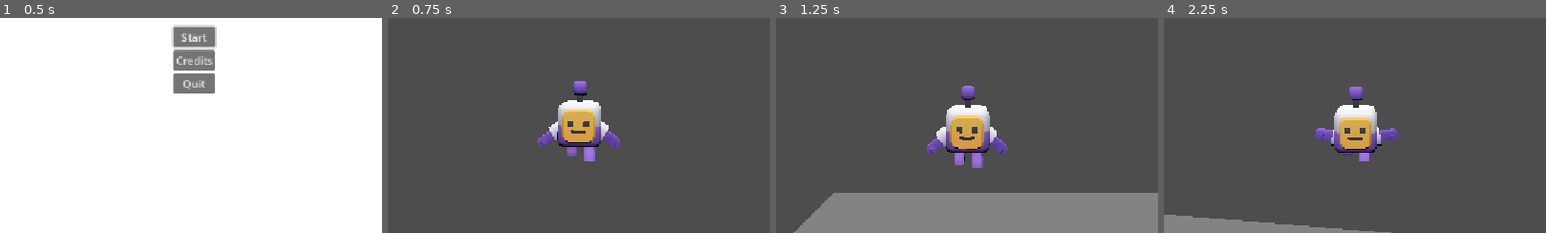
Above: before the commit, frames 1-4 (left to right).
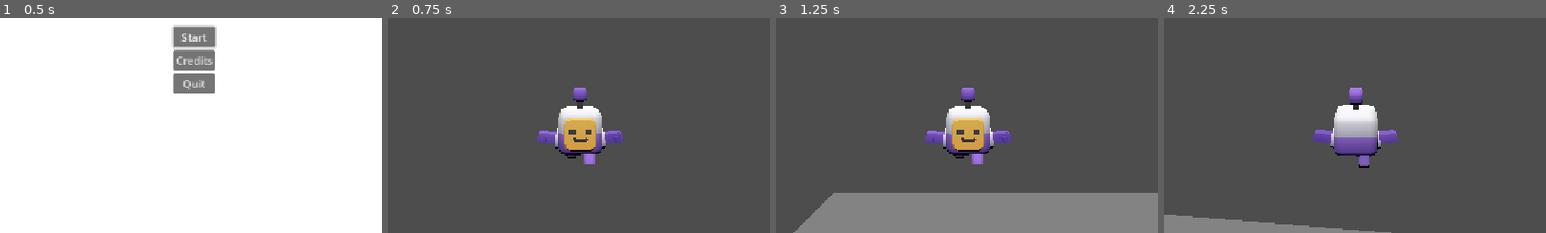
Above: after the commit, the same moments.

Repository: Strawreo/Sistemas-Multim-dia---Jogo-
Game: Godot game, scene res://Scenes/Menus/MainMenu.tscn
Same seed, same stepped clock (60 frames per second), same inputs: the game is played once before the commit and once after it.
Inputs (mouse positions are % of the whole screen's width and height, from its top left):
- Up to frame 1 (0.5 s): no input
- Up to frame 2 (0.75 s): click "Start" at 0.5 s
- Up to frame 3 (1.25 s): no input
- Up to frame 4 (2.25 s): move the mouse to (55, 50) at 1.27 s; hold W (move_up) from 1.28 s (still down); tap Space (jump) at 1.35, 1.52, 1.82, 2.1 s; move the mouse to (45, 50) at 2.02 s
The pictures show only the part of the screen within x 25-75%, y 40-90%; the shares and areas given below are measured in that part.

Frame 1 is identical in both runs. In frame 2, 3.1% of the frame differs, in the area x 39-62%, y 29-68%; in frame 3, 1.9%; in frame 4, 2.4%.

Commit message:
fix: Character orientation and animations

Diff:
--- a/Scenes/Agents/Player.tscn
+++ b/Scenes/Agents/Player.tscn
@@ -16,6 +16,7 @@
 shape = SubResource("CapsuleShape3D_ms4e4")
 
 [node name="CharacterBody" parent="." unique_id=1529023801 instance=ExtResource("2_4q1rs")]
+transform = Transform3D(0.99976355, 0, 0.021744266, 0, 1, 0, -0.021744266, 0, 0.99976355, 0, 0, 0)
 
 [node name="leg-left" parent="CharacterBody/character/root" parent_id_path=PackedInt32Array(1529023801, 1535849376) index="0" unique_id=1832476716]
 transform = Transform3D(0.9659258, 0, 0.25881907, 0, 1, 0, -0.25881907, 0, 0.9659258, 0.125, 0.17625, -0.02375)
--- a/Scripts/Agents/player.gd
+++ b/Scripts/Agents/player.gd
@@ -7,9 +7,9 @@
 
 @onready var spring_arm: SpringArm3D = $SpringArm3D
 @onready var mesh: Node3D = $CharacterBody
+@onready var anim_player: AnimationPlayer = $CharacterBody/AnimationPlayer
 
 func _ready() -> void:
-	$CharacterBody/AnimationPlayer.play("idle")
 	Input.set_mouse_mode(Input.MOUSE_MODE_CAPTURED)
 
 func _unhandled_input(event: InputEvent) -> void:
@@ -17,50 +17,60 @@
 		spring_arm.rotation.y -= event.relative.x * mouse_sensitivity
 		spring_arm.rotation.x -= event.relative.y * mouse_sensitivity
 
-		#limita o ângulo de visão para impedir um 360
+		# Limita o ângulo de visão para impedir um 360
 		spring_arm.rotation.x = clamp(spring_arm.rotation.x, deg_to_rad(-75), deg_to_rad(35))
 
-		#pra fechar o jogo, depois mover para o script globals
+	# Pra fechar o jogo, depois mover para o script globals
 	if event.is_action_pressed("ui_cancel"):
 		get_tree().quit()
 
 func _physics_process(delta: float) -> void:
-
- #câmera com o controle
+	# Câmera com o controle
 	var look_dir := Input.get_vector("look_left", "look_right", "look_up", "look_down")
 	if look_dir.length() > 0:
 		spring_arm.rotation.y -= look_dir.x * gamepad_sensitivity * delta
 		spring_arm.rotation.x -= look_dir.y * gamepad_sensitivity * delta
 		spring_arm.rotation.x = clamp(spring_arm.rotation.x, deg_to_rad(-75), deg_to_rad(35))
 
-
 	if not is_on_floor():
 		velocity += get_gravity() * delta
 
 	if Input.is_action_just_pressed("jump") and is_on_floor():
-		$CharacterBody/AnimationPlayer.play("jump")
 		velocity.y = JUMP_VELOCITY
-
 
 	var input_dir := Input.get_vector("move_left", "move_right", "move_up", "move_down")
 
-	#calcula um vetor direção com base na câmera
+	# Calcula um vetor direção com base na câmera
 	var direction := (spring_arm.transform.basis * Vector3(input_dir.x, 0, input_dir.y))
-
-
 	direction.y = 0
 	direction = direction.normalized()
 
-
-	if direction:
+	if direction != Vector3.ZERO:
 		velocity.x = direction.x * SPEED
 		velocity.z = direction.z * SPEED
 
-		var look_angle = atan2(-velocity.x, -velocity.z)
-		mesh.rotation.y = lerp_angle(mesh.rotation.y, look_angle, 10 * delta)
+		# Correção de rotação: usa direction em vez de -velocity
+		var target_angle = atan2(direction.x, direction.z)
+		mesh.rotation.y = lerp_angle(mesh.rotation.y, target_angle, 10.0 * delta)
 	else:
-		$CharacterBody/AnimationPlayer.play("walk")
 		velocity.x = move_toward(velocity.x, 0, SPEED)
 		velocity.z = move_toward(velocity.z, 0, SPEED)
 
 	move_and_slide()
+
+	# Atualização das Animações
+	_update_animations()
+
+func _update_animations() -> void:
+	if not is_on_floor():
+		if anim_player.current_animation != "jump":
+			anim_player.play("jump")
+	else:
+		# Verifica apenas a velocidade horizontal para determinar se está andando
+		var horizontal_velocity := Vector2(velocity.x, velocity.z)
+		if horizontal_velocity.length() > 0.1:
+			if anim_player.current_animation != "walk":
+				anim_player.play("walk")
+		else:
+			if anim_player.current_animation != "idle":
+				anim_player.play("idle")
